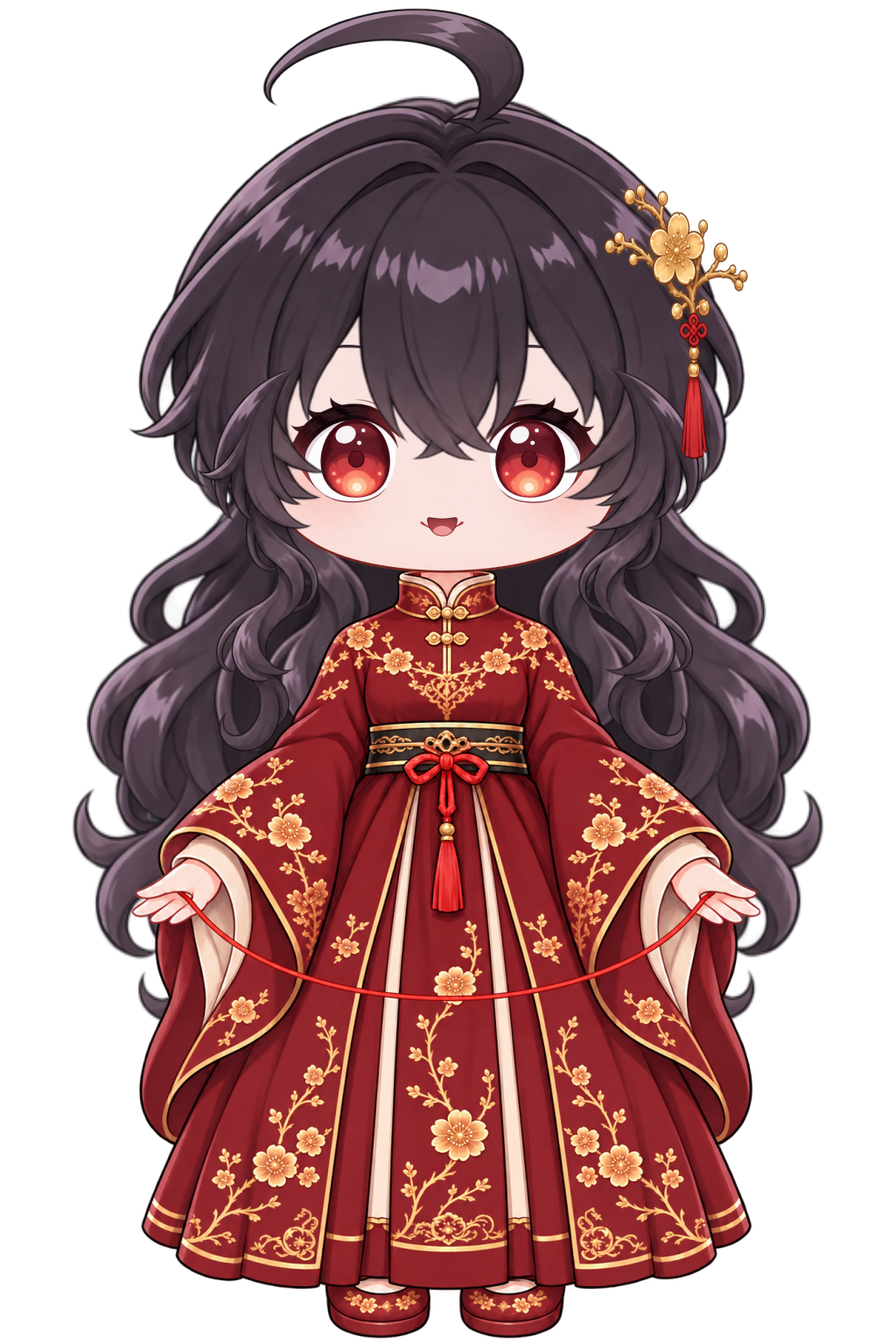
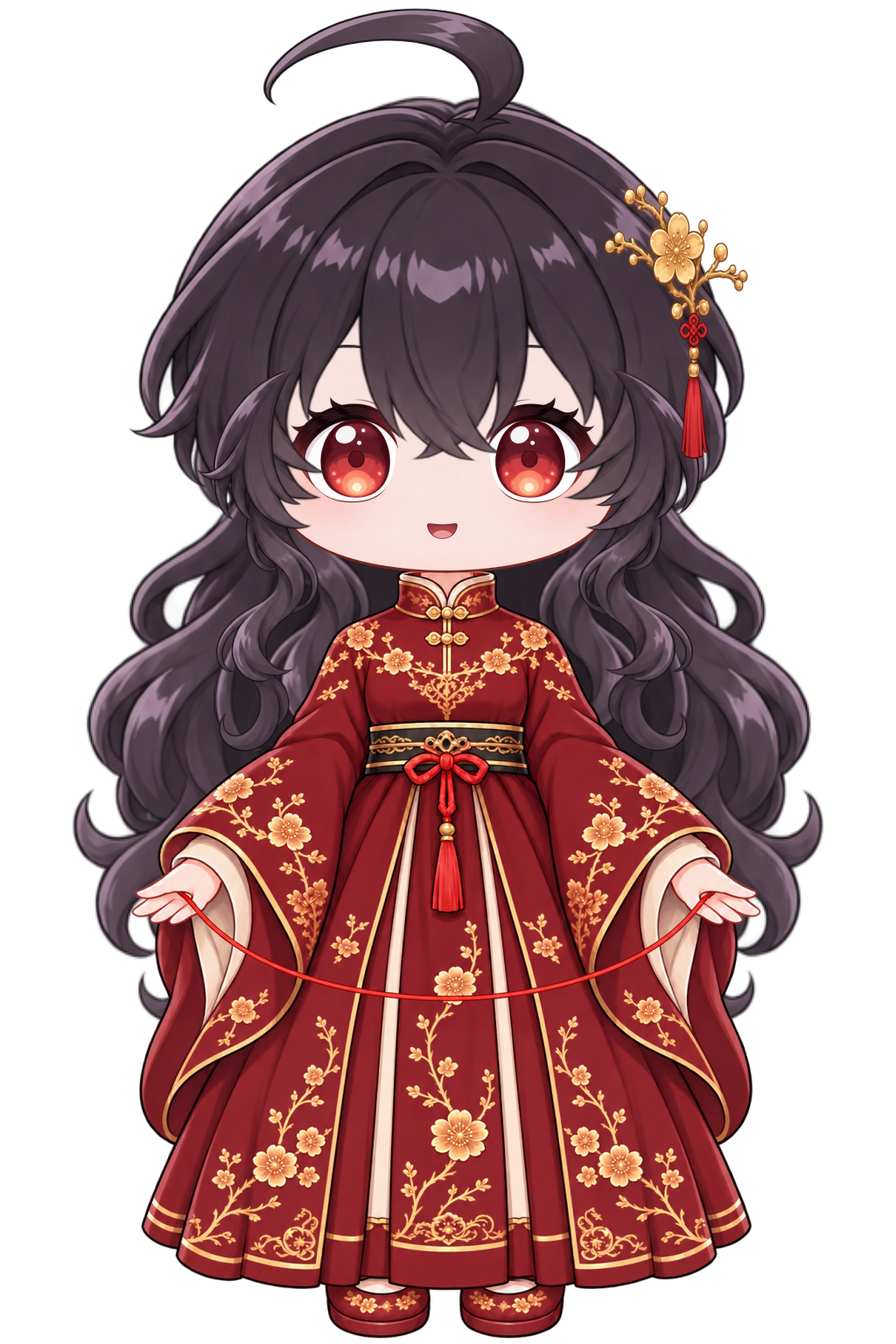
Before/after of a 896×1344 layered artwork. What changed in the layer stack:
painted on "mouth open" over (x1=426, y1=516, x2=458, y2=539)
renamed "mouth close" to "eyebrow left", painted on it over (x1=419, y1=516, x2=464, y2=531)
renamed "eyewhite right" to "face", painted on it over (x1=419, y1=516, x2=464, y2=539)
renamed "face" to "topwear", painted on it over (x1=419, y1=516, x2=464, y2=539)
renamed "topwear" to "back hair", painted on it over (x1=419, y1=516, x2=464, y2=539)
removed layer "back hair" over (x1=419, y1=516, x2=464, y2=539)
